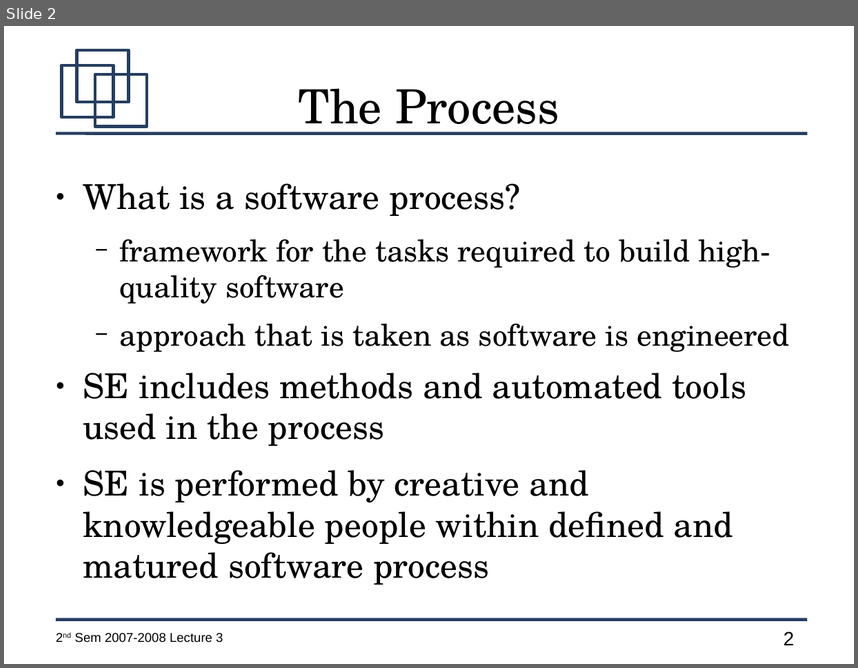
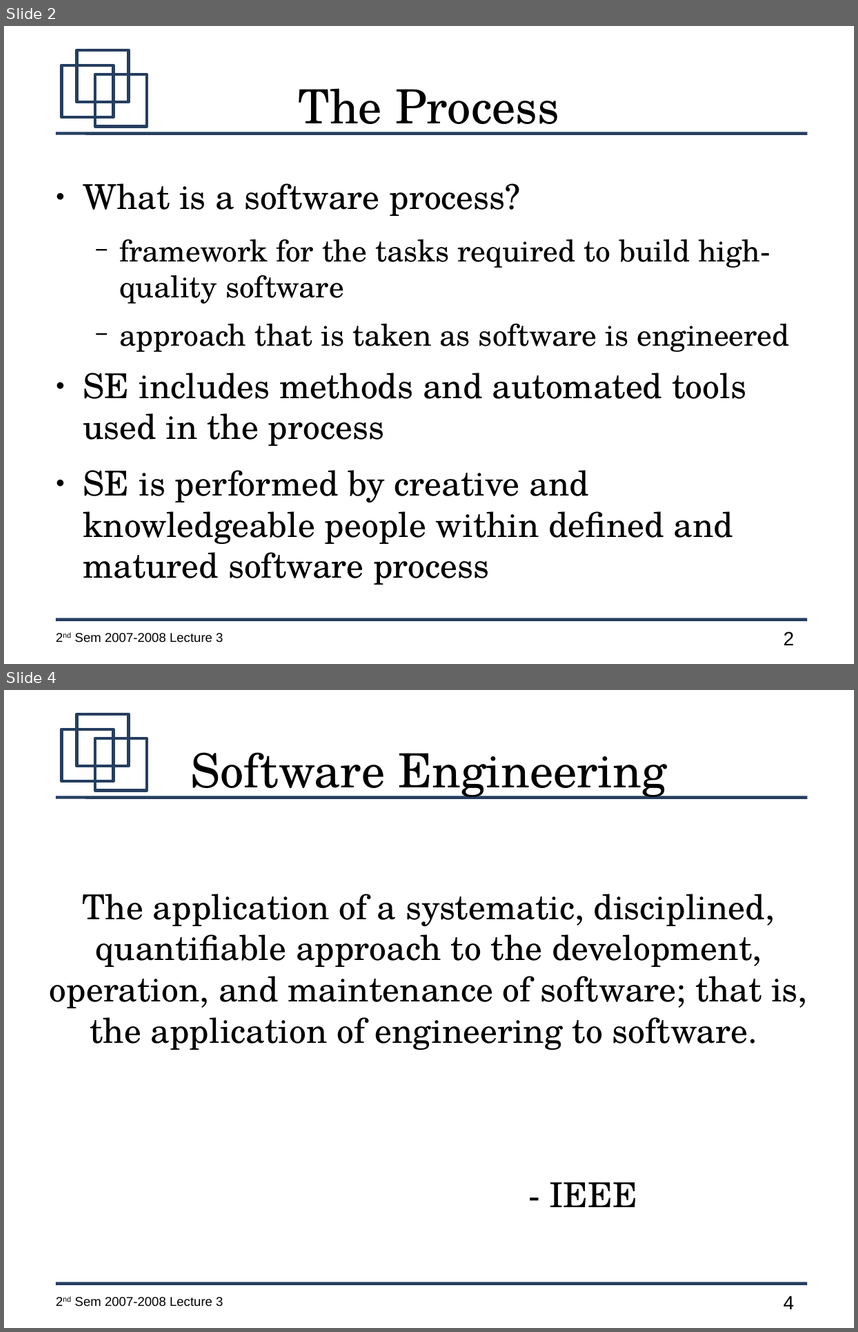
Before and after one commit to jachermocilla/jach-homepage, a slide deck: CMSC128-2nd-Sem-2007-L3.odp. Shown one above the other, each under a label of ours: slide 2 before the commit, slides 2 and 4 after it; the slides between them are not shown. The pictures are 858x668 and 858x1332 pixels, drawn with LibreOffice and Linux fonts; fonts in the diff are those of the drawing. Boxes give left, top, right and bottom in pixels: in the first picture for what was removed or moved away, otherwise in the second. Text is boxed around its words. In the diff, an @@ line names an element or a change of style, - is before the commit and + after.

```diff
--- a/CMSC128-2nd-Sem-2007-L3.odp
+++ b/CMSC128-2nd-Sem-2007-L3.odp
@@ slide 4 added at bbox=[4, 690, 854, 1328], background #FFFFFF; not listed: 7 template elements that a slide beside it also shows @@
@@ title added at bbox=[191, 752, 666, 799], 44 pt, text #000000 @@
+Software Engineering
@@ subtitle added at bbox=[50, 894, 807, 1207], 32 pt, text #000000 @@
+The application of a systematic, disciplined, quantifiable approach to the development, operation, and maintenance of software; that is, the application of engineering to software.
+- IEEE
```
Also in this commit, not shown: 10 other slides added.
